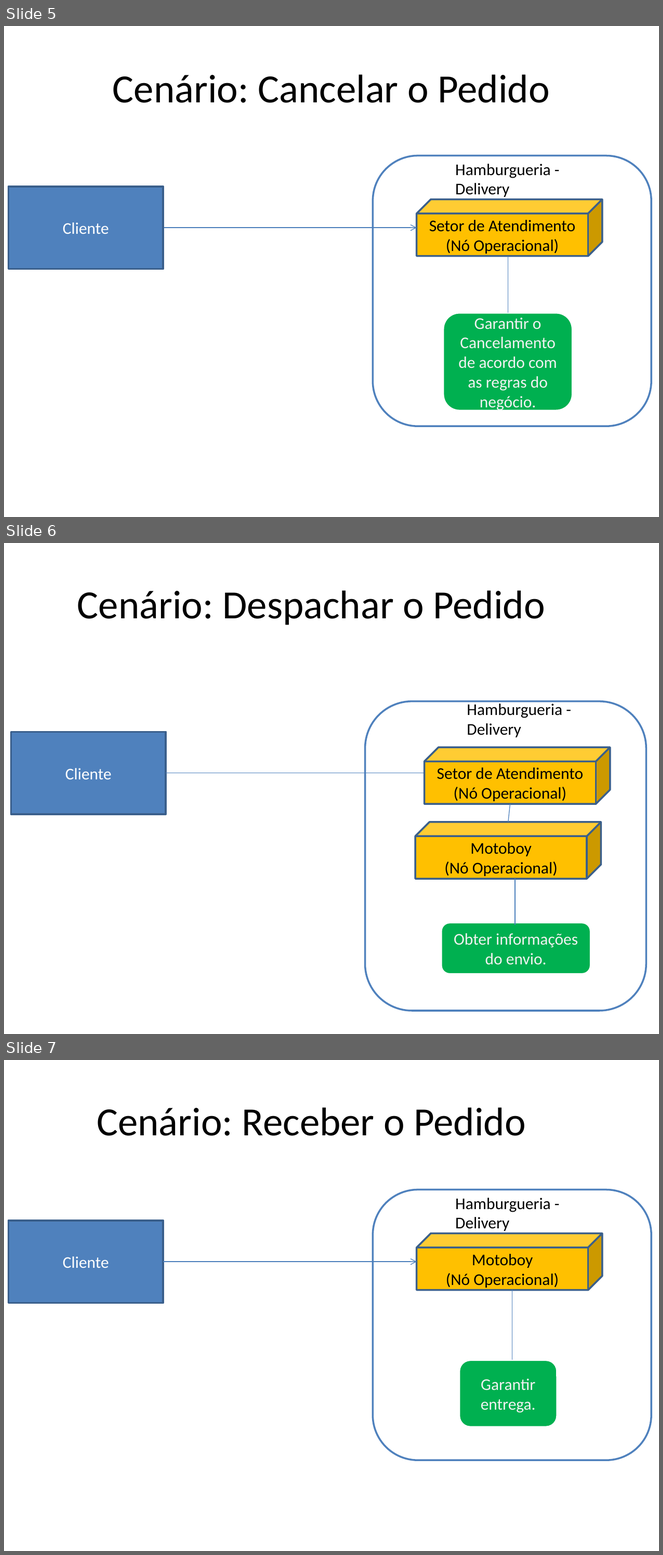
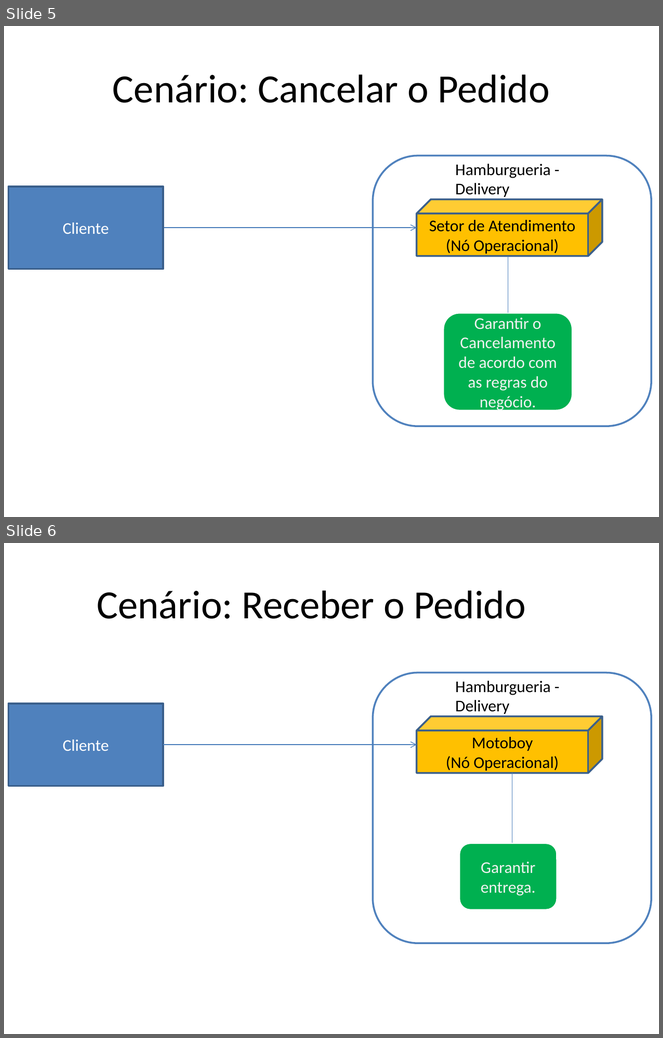
Before and after one commit to JazziJazz/ope-sistemas, a slide deck: 15. Arquitetura de Negócio para cada Cenário.pptx. Shown one above the other, each under a label of ours: slides 5, 6 and 7 before the commit, slides 5 and 6 after it. The pictures are 663x1555 and 663x1038 pixels, drawn with LibreOffice and Linux fonts; fonts in the diff are those of the drawing. Boxes give left, top, right and bottom in pixels: in the first picture for what was removed or moved away, otherwise in the second. Text is boxed around its words. In the diff, an @@ line names an element or a change of style, - is before the commit and + after.

```diff
--- a/15. Arquitetura de Negócio para cada Cenário.pptx
+++ b/15. Arquitetura de Negócio para cada Cenário.pptx
@@ slide 6 removed at [4, 543, 659, 1034], background #FFFFFF @@
@@ title removed at [77, 590, 545, 625] @@
-Cenário: Despachar o Pedido
@@ rounded rectangle removed at [365, 702, 646, 1011] @@
@@ text removed at [467, 702, 562, 737] @@
-Hamburgueria - Delivery
@@ rectangle removed at [11, 732, 166, 814] @@
-Cliente
@@ cube removed at [425, 747, 610, 805] @@
-Setor de Atendimento
-(Nó Operacional)
@@ line removed from (166, 773) to (425, 773) @@
@@ line removed from (510, 805) to (508, 822) @@
@@ cube removed at [415, 822, 601, 879] @@
-Motoboy
-(Nó Operacional)
@@ line removed from (515, 879) to (515, 926) @@
@@ rounded rectangle removed at [441, 923, 591, 975] @@
-Obter informações do envio.
@@ what was slide 7 is now slide 6 @@
```
Also in this commit, not shown: 1 slide changed, 6 other files.
